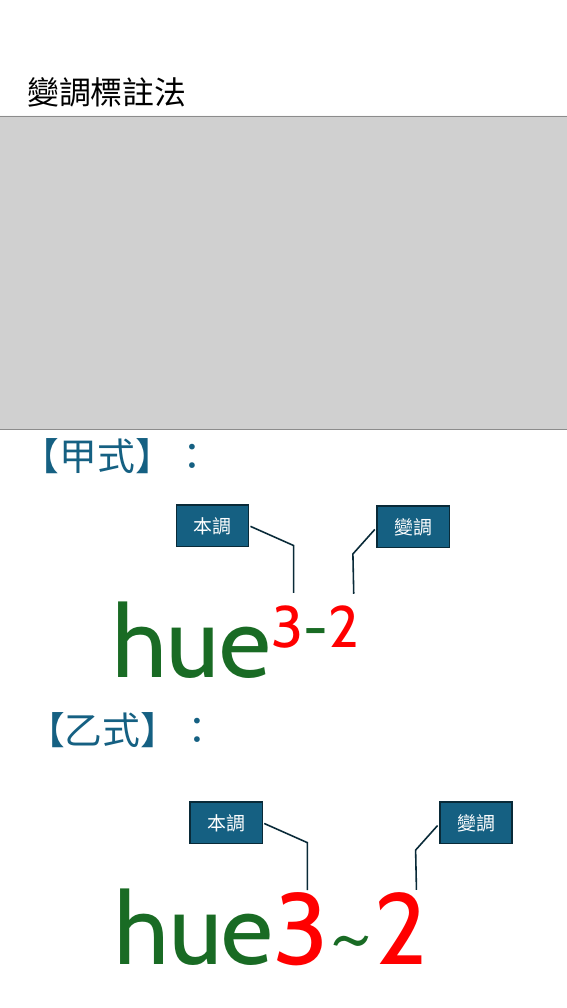
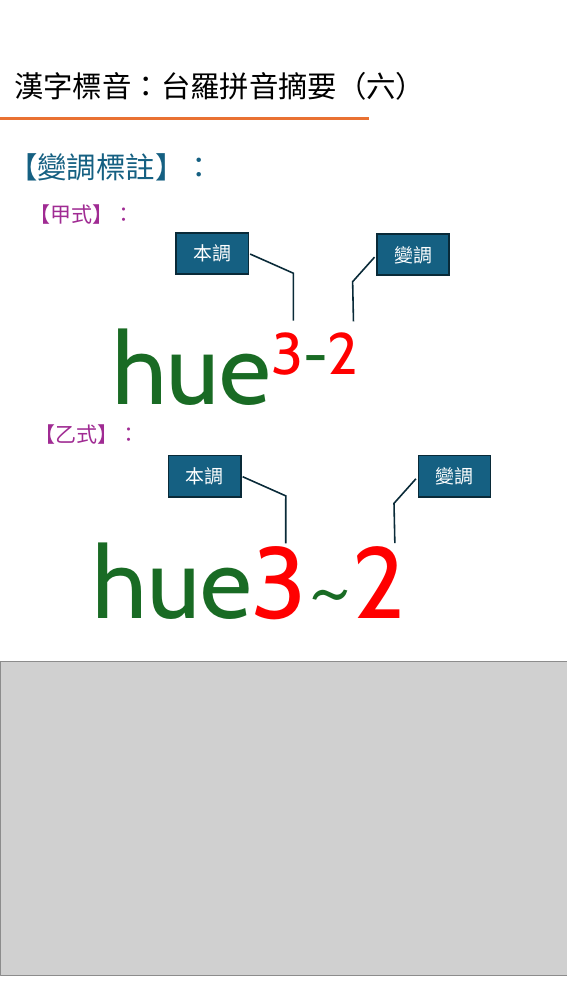
Before and after one commit to AlanJui/Piau-Im, a slide deck: slide 10 of Documents/十五音教材/閩南語之四聲八調與變調規則.pptx (slide 20 before the commit). Drawn at 567x1008 pixels with LibreOffice and Linux fonts; fonts in the diff are those of the drawing; grey boxes stand for pictures. Boxes give left, top, right and bottom in pixels: in the first picture for what was removed or moved away, otherwise in the second. Text is boxed around its words. In the diff, an @@ line names an element or a change of style, - is before the commit and + after.

```diff
--- a/Documents/十五音教材/閩南語之四聲八調與變調規則.pptx
+++ b/Documents/十五音教材/閩南語之四聲八調與變調規則.pptx
@@ title added at [14, 72, 425, 100], 28 pt, text #000000 @@
+漢字標音：台羅拼音摘要（六）
@@ text "【變調標註】：" at [8, 153, 214, 181]: vertical alignment bottom to top @@
@@ text at [8, 153, 214, 181]: text changed; size 30.4 to 28 pt; text colour #000000 to #156082 @@
-變調標註法
+【變調標註】：
@@ text at [29, 204, 134, 224]: text changed; size 36 to 20 pt; text colour #156082 to #A02B93 @@
-【乙式】：
+【甲式】：
@@ border callout "本調": place and size @@
-border callout "本調" at [191, 802, 262, 844]
+border callout "本調" at [176, 233, 248, 274]
@@ border callout "變調": place and size @@
-border callout "變調" at [440, 802, 512, 844]
+border callout "變調" at [377, 234, 449, 275]
@@ text at [271, 332, 358, 375]: text changed @@
-hue3-2
+hue3~2
@@ text at [35, 424, 140, 444]: text changed; size 36 to 20 pt; text colour #156082 to #A02B93 @@
-【甲式】：
+【乙式】：
@@ border callout "本調": place and size @@
-border callout "本調" at [176, 505, 248, 547]
+border callout "本調" at [169, 455, 240, 497]
@@ border callout "變調": place and size @@
-border callout "變調" at [377, 506, 449, 547]
+border callout "變調" at [418, 455, 490, 497]
@@ text at [93, 533, 406, 620]: text changed @@
-hue3~2
+hue3-2
@@ picture: place and size @@
-picture at [0, 116, 567, 429]
+picture at [0, 662, 567, 975]
```
Also in this commit, not shown: 3 other slides changed, 6 slides added, 27 other files.
